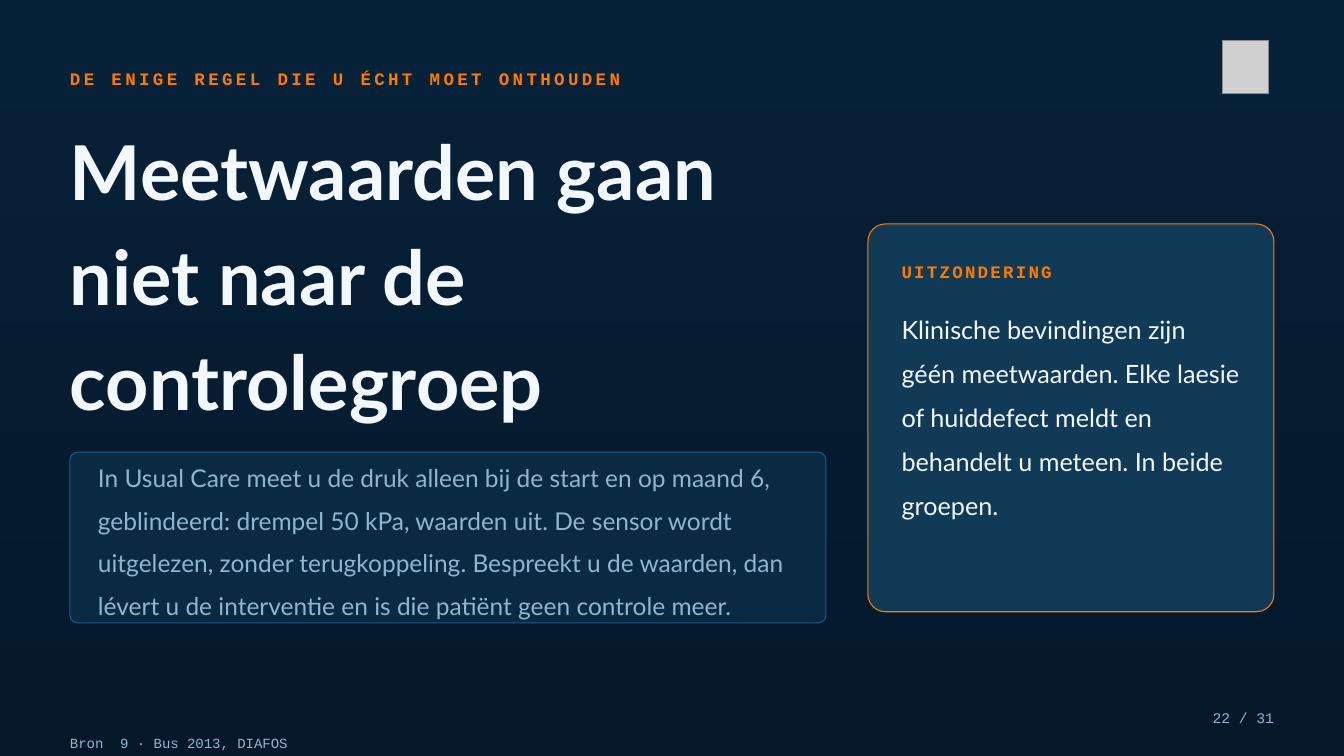
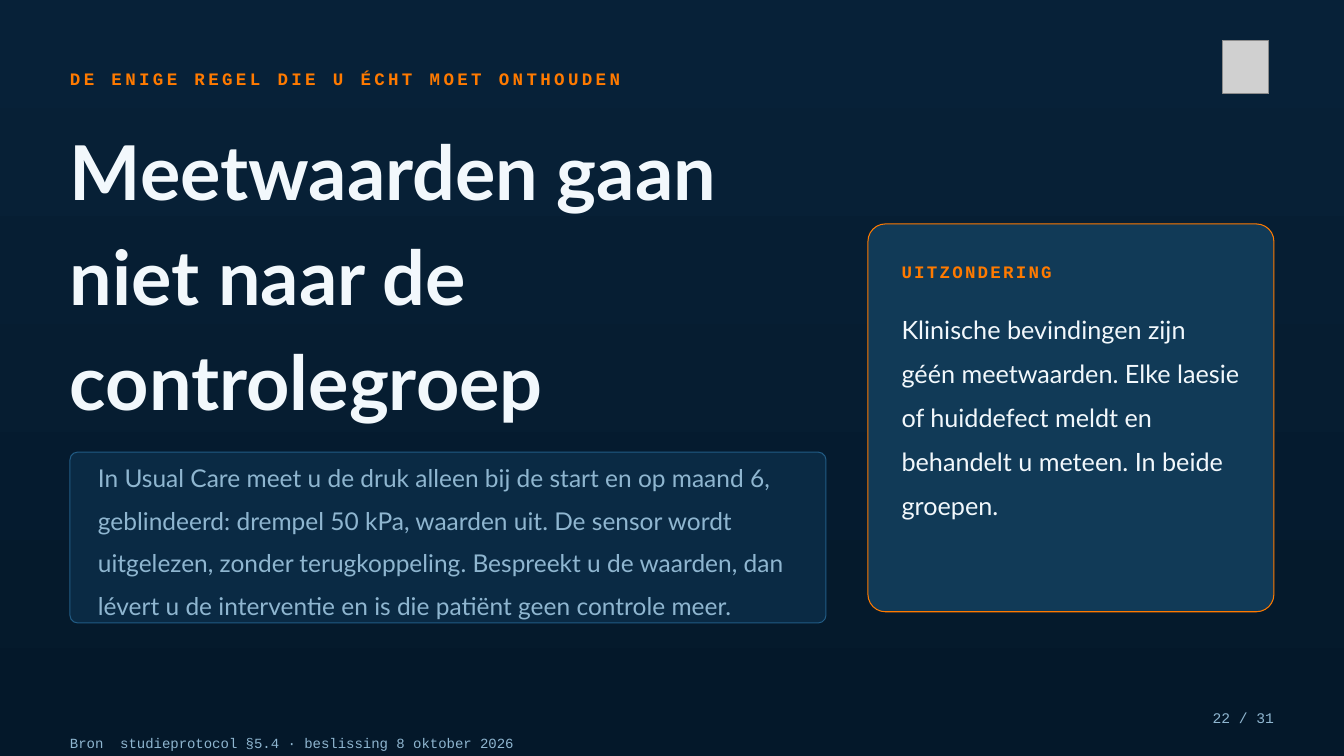
Before and after one commit to Dellfs/paradise-project, a slide deck: slide 22 of PARADISE_presentatie/PARADISE_az_groeninge.pptx. Drawn at 1344x756 pixels with LibreOffice and Linux fonts; fonts in the diff are those of the drawing; grey boxes stand for pictures. Boxes give left, top, right and bottom in pixels: in the first picture for what was removed or moved away, otherwise in the second. Text is boxed around its words. In the diff, an @@ line names an element or a change of style, - is before the commit and + after.

```diff
--- a/PARADISE_presentatie/PARADISE_az_groeninge.pptx
+++ b/PARADISE_presentatie/PARADISE_az_groeninge.pptx
@@ text at [70, 738, 514, 751]: text changed @@
-Bron 9 · Bus 2013, DIAFOS
+Bron studieprotocol §5.4 · beslissing 8 oktober 2026
```
Also in this commit, not shown: 3 other slides changed.
